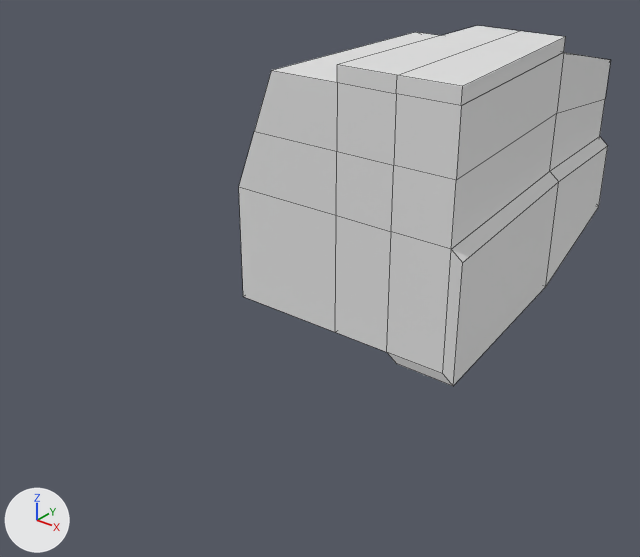
The Blender file Assets/Models/Blend/Nature/Boulder.blend: old version first, new version second.
One viewpoint serves both versions: a 50 mm lens placed at (1.89, -2.46, 1.24), pointed at (-0.16, 0.11, -0.35). Arrows for +X, +Y and +Z are at lower left; the lights stay in place. Mesh edges are drawn as thin lines.
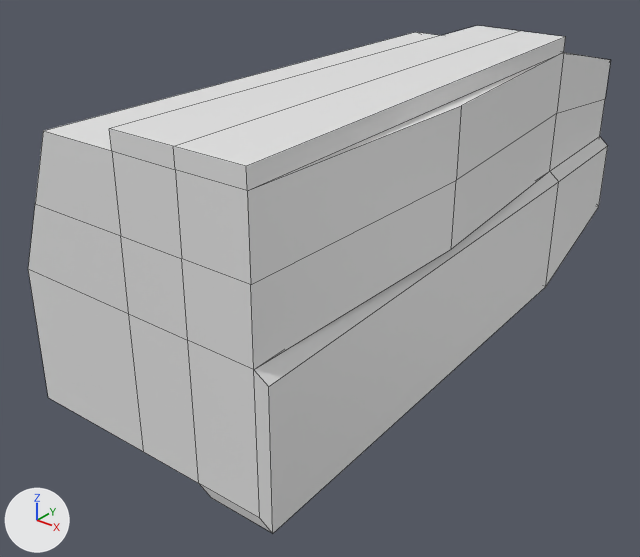
The edits, one by one:
me_cube_001 is used by ob_cube; location (0.0, 0.0, 0.0).
me_cube_001 had 100 vertices, 98 faces and spanned x -0.5..0.54, y 0.0..1.95, z -0.54..0.56.
me_cube_001 now has 100 vertices, 98 faces and spans x -0.5..0.54, y -1.0..1.95, z -0.54..0.56.
me_cube_001 part 1: 22 of the vertices in x -0.5..0.54, y 0.0..0.01, z -0.54..0.56 are moved by (0.0, -1.0, 0.0).

Where the change shows, as pixel boxes [x1, y1, x2, y2] in the pictures (640 x 557 px; the box of a moved part takes in the faces that stretch with it):
'Cube', reshaped (57% wider, 41% taller)
    before: [239, 26, 611, 386]
    after: [28, 26, 611, 533]
part 1 of me_cube_001, moved or reshaped
    before: [239, 33, 562, 386]
    after: [28, 33, 562, 533]
